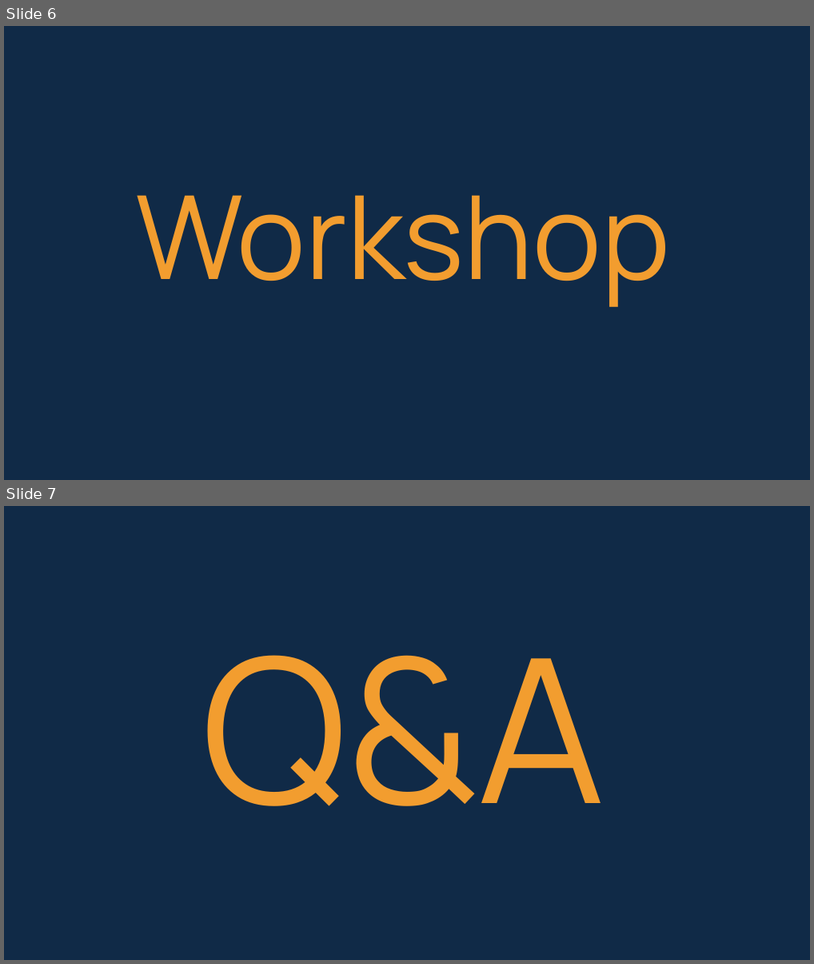
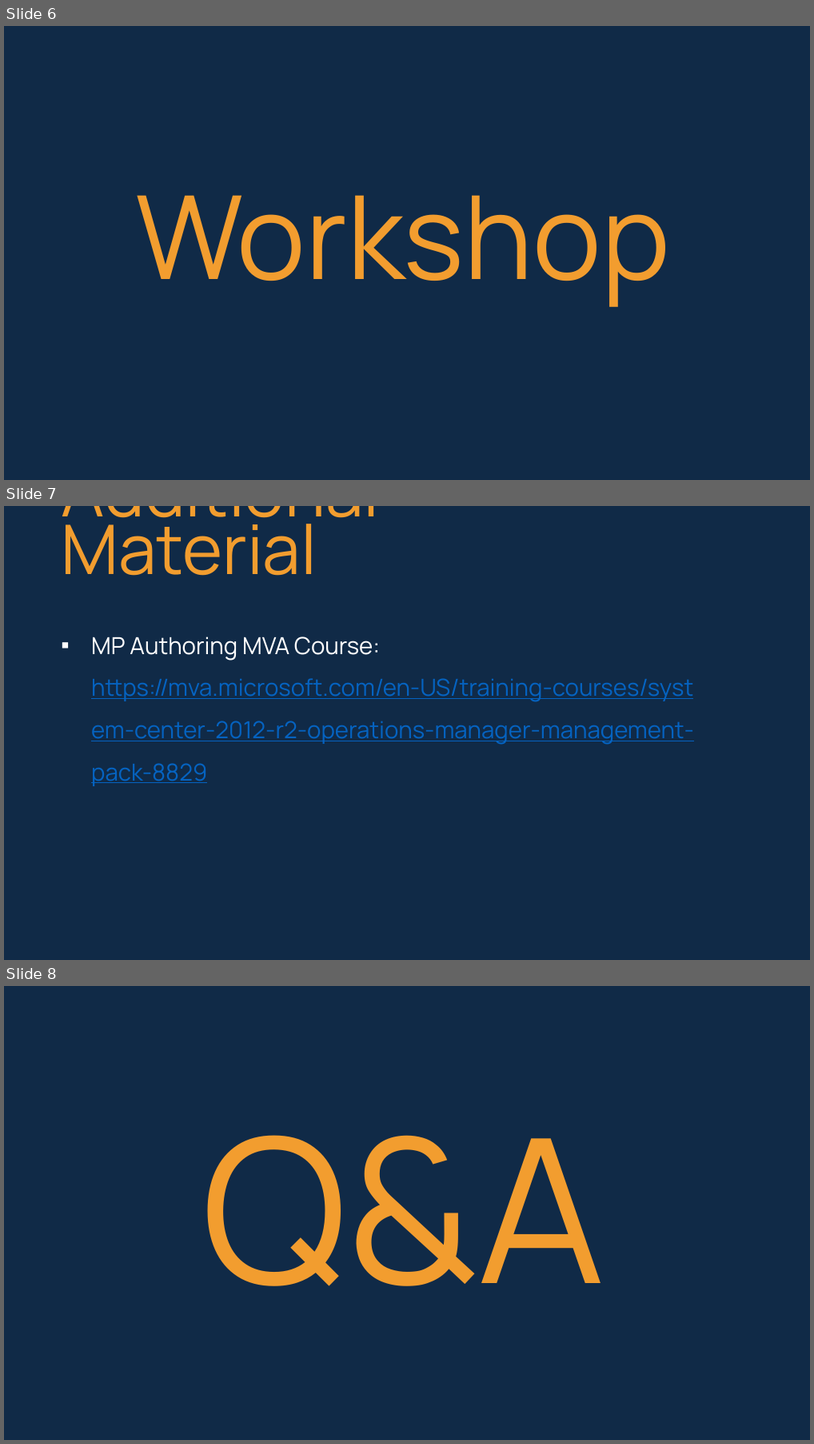
Before and after one commit to tyconsulting/SquaredUp-VSAE-Workshop, a slide deck: Workshop Guide/Squared Up VSAE Workshop.pptx. Shown one above the other, each under a label of ours: slides 6 and 7 before the commit, slides 6, 7 and 8 after it. The pictures are 814x964 and 814x1444 pixels, drawn with LibreOffice and Linux fonts; fonts in the diff are those of the drawing. Boxes give left, top, right and bottom in pixels: in the first picture for what was removed or moved away, otherwise in the second. Text is boxed around its words. In the diff, an @@ line names an element or a change of style, - is before the commit and + after.

Commit message:
updated the slide deck with additional material slide

```diff
--- a/Workshop Guide/Squared Up VSAE Workshop.pptx
+++ b/Workshop Guide/Squared Up VSAE Workshop.pptx
@@ slide 7 added at (x1=4, y1=506, x2=810, y2=960), background #102A47 @@
@@ text added at (x1=62, y1=506, x2=380, y2=576), 81.4 pt, text #F29D2F @@
+Additional Material
@@ text added at (x1=91, y1=636, x2=694, y2=786), 28 pt, text #0563C1, underline @@
+▪ MP Authoring MVA Course: https://mva.microsoft.com/en-US/training-courses/system-center-2012-r2-operations-manager-management-pack-8829
@@ what was slide 7 is now slide 8 @@
```
